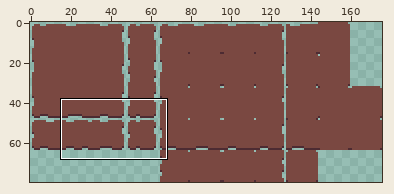
Pixel-art file, stored at assets/images/street.aseprite. The first picture is a wide view before the edit; the outline marks the close-up.
Close-up. First the earlier version:
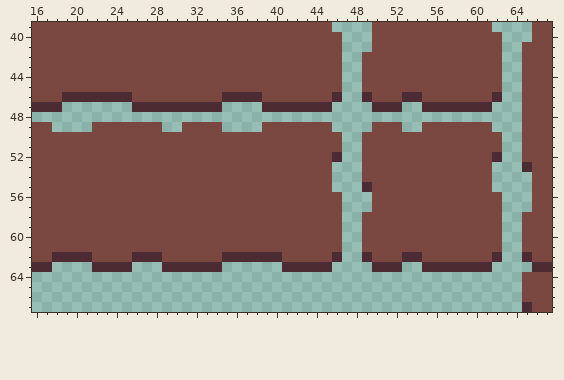
176x80 pixels, 1 frame. Shown: x 16..67, y 39..67. The commit also changed other parts of the picture, which this record leaves out.
Once edited:
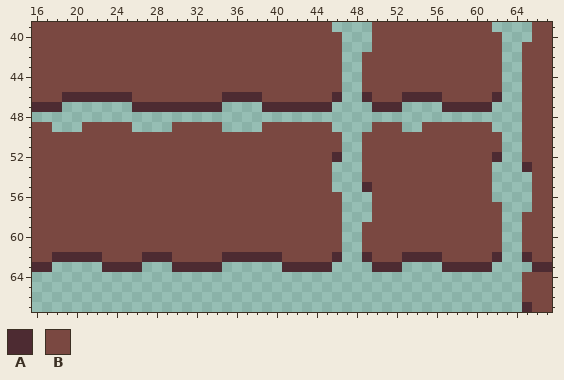
Palette (. is transparent): A #4d2b32  B #7a4841
Changes in this commit:
Changed rows in their new state; - is an unchanged pixel.
first column x 21:
46 ----------------------------------AA
47 ----------------------------------..
49 B----...-B--------------------------
first column x 49:
56 -------------.
58 .-------------
first column x 22:
62 A---B--A-------------------------AA
63 .---A--.-------------------------..
Pixel boxes of the changes (left, top, right, bottom) in both close-ups:
changed: (422, 92, 442, 112)
added: (82, 122, 92, 132)
changed: (132, 122, 182, 132)
erased: (492, 192, 502, 202)
erased: (362, 212, 372, 222)
changed: (92, 252, 172, 272)
changed: (422, 252, 442, 272)
